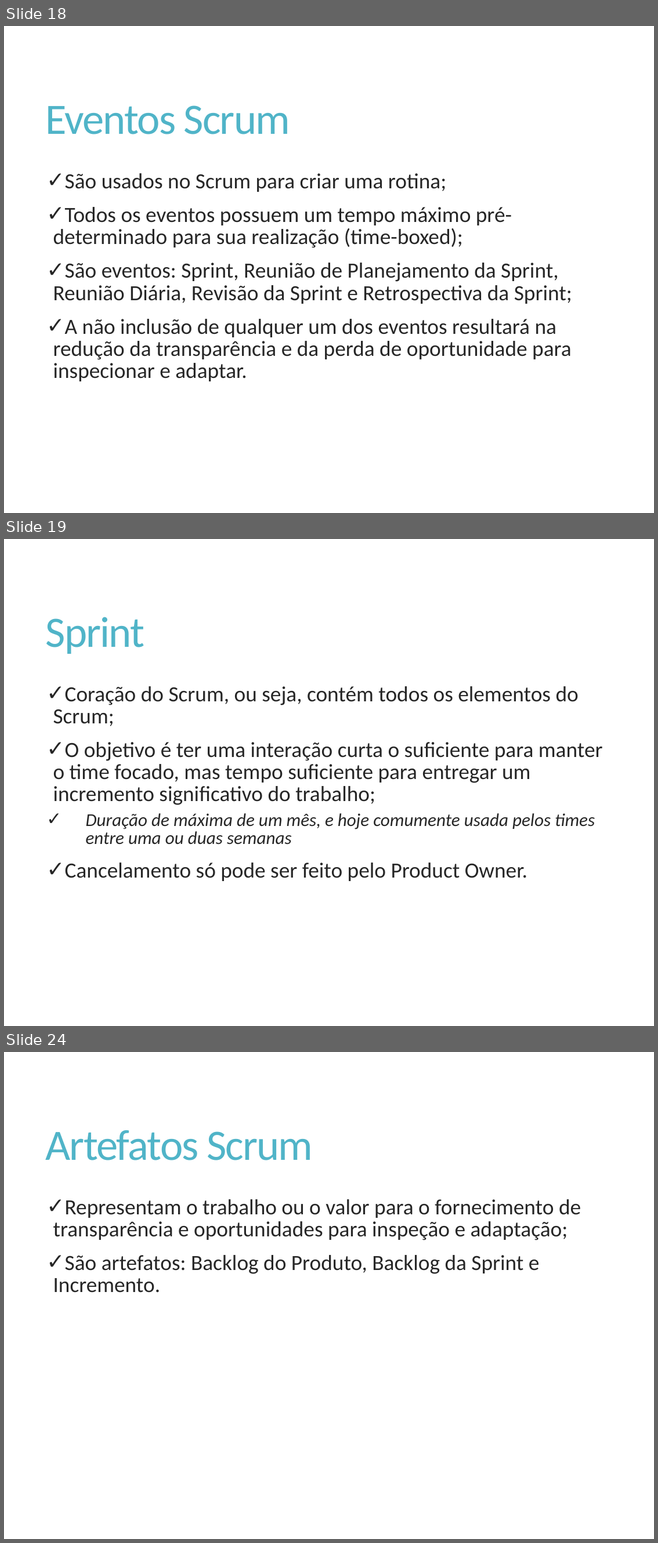
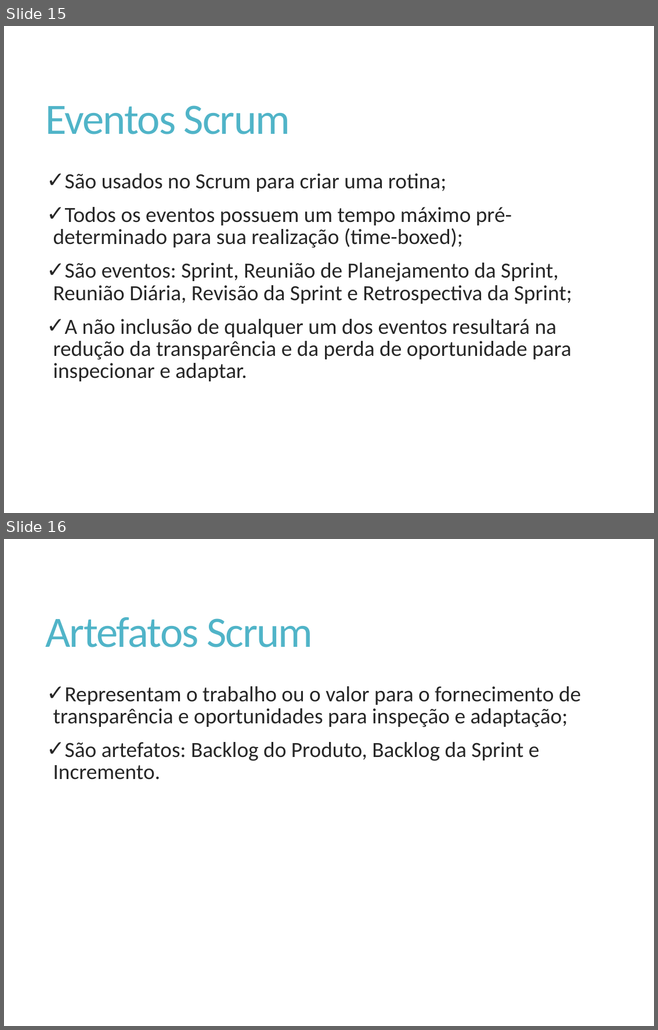
Before and after one commit to Elton-Garbin/TCC-2016, a slide deck: StartIdea/StartIdea.Docs/Apresentacao.pptx. Shown one above the other, each under a label of ours: slides 18, 19 and 24 before the commit, slides 15 and 16 after it; the slides between them are not shown. The pictures are 658x1543 and 658x1030 pixels, drawn with LibreOffice and Linux fonts; fonts in the diff are those of the drawing. Boxes give left, top, right and bottom in pixels: in the first picture for what was removed or moved away, otherwise in the second. Text is boxed around its words. In the diff, an @@ line names an element or a change of style, - is before the commit and + after.

```diff
--- a/StartIdea/StartIdea.Docs/Apresentacao.pptx
+++ b/StartIdea/StartIdea.Docs/Apresentacao.pptx
@@ slide 19 removed at [4, 539, 654, 1026], background #FFFFFF @@
@@ title removed at [46, 617, 145, 654] @@
-Sprint
@@ text removed at [53, 686, 603, 881] @@
-✓ Coração do Scrum, ou seja, contém todos os elementos do Scrum;
-✓ O objetivo é ter uma interação curta o suficiente para manter o time focado, mas tempo suficiente para entregar um incremento significativo do trabalho;
-    ✓ Duração de máxima de um mês, e hoje comumente usada pelos times entre uma ou duas semanas
-✓ Cancelamento só pode ser feito pelo Product Owner.
@@ what was slide 18 is now slide 15 @@
@@ what was slide 24 is now slide 16 @@
```
Also in this commit, not shown: 2 slides changed, 14 other slides removed.
